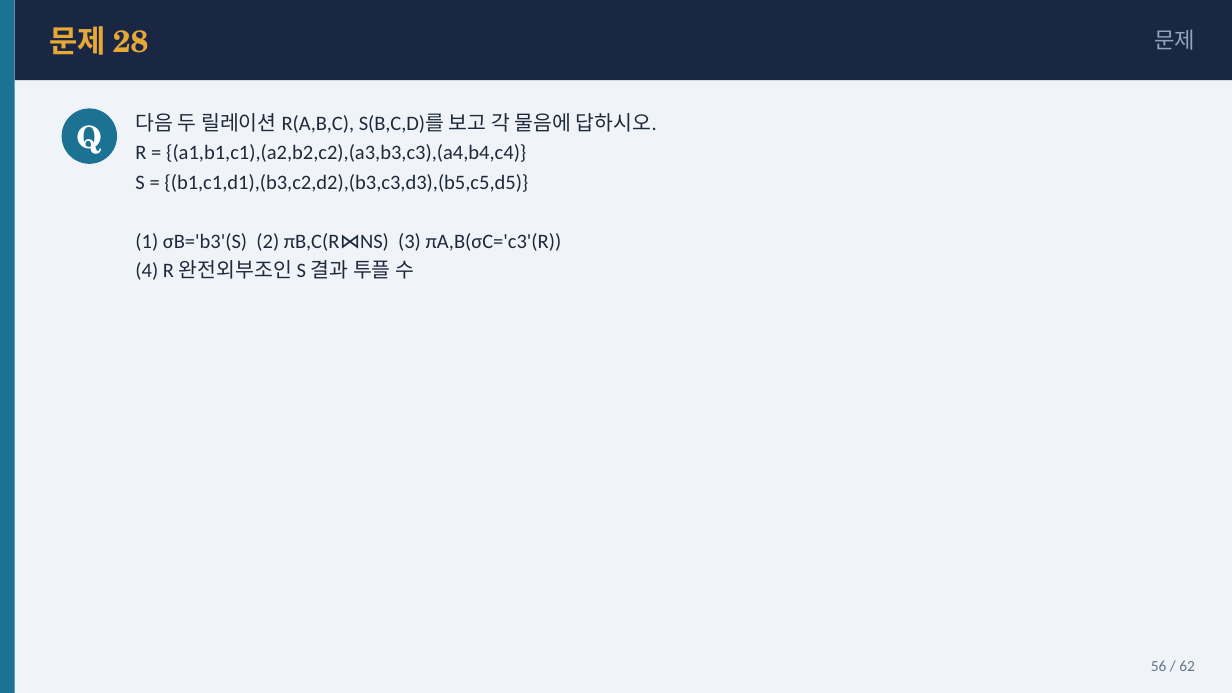
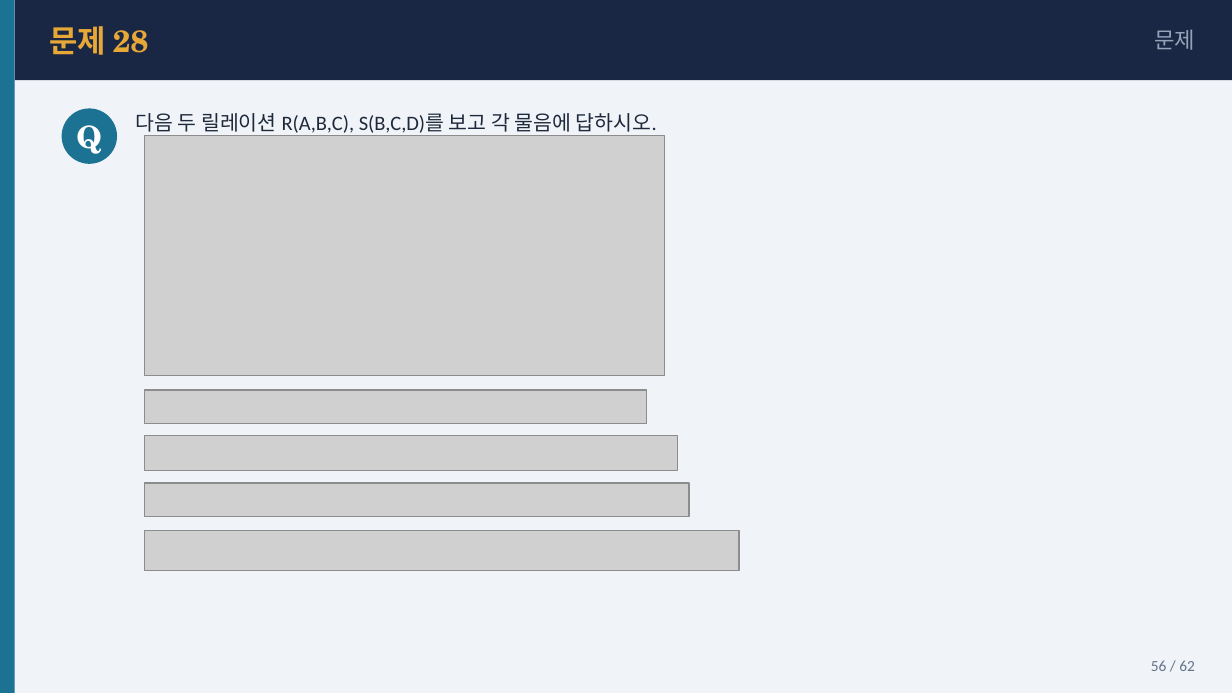
Before and after one commit to Sangdon-Park/Sangdon-Park.github.io, a slide deck: slide 56 of data/DB시스템/6장_연습문제_문제_정답.pptx. Drawn at 1232x693 pixels with LibreOffice and Linux fonts; fonts in the diff are those of the drawing; grey boxes stand for pictures. Boxes give left, top, right and bottom in pixels: in the first picture for what was removed or moved away, otherwise in the second. Text is boxed around its words. In the diff, an @@ line names an element or a change of style, - is before the commit and + after.

```diff
--- a/data/DB시스템/6장_연습문제_문제_정답.pptx
+++ b/data/DB시스템/6장_연습문제_문제_정답.pptx
@@ text at (135, 144, 562, 280): paragraphs removed @@
-R = {(a1,b1,c1),(a2,b2,c2),(a3,b3,c3),(a4,b4,c4)}
-S = {(b1,c1,d1),(b3,c2,d2),(b3,c3,d3),(b5,c5,d5)}
-(1) σB='b3'(S) (2) πB,C(R⋈NS) (3) πA,B(σC='c3'(R))
-(4) R 완전외부조인 S 결과 투플 수
@@ picture added at (145, 136, 665, 376) @@
@@ picture added at (145, 391, 647, 424) @@
@@ picture added at (145, 436, 678, 471) @@
@@ picture added at (145, 483, 690, 516) @@
@@ picture added at (145, 531, 739, 570) @@
```
Also in this commit, not shown: 9 other slides changed, 3 slides added, 4 other files.
